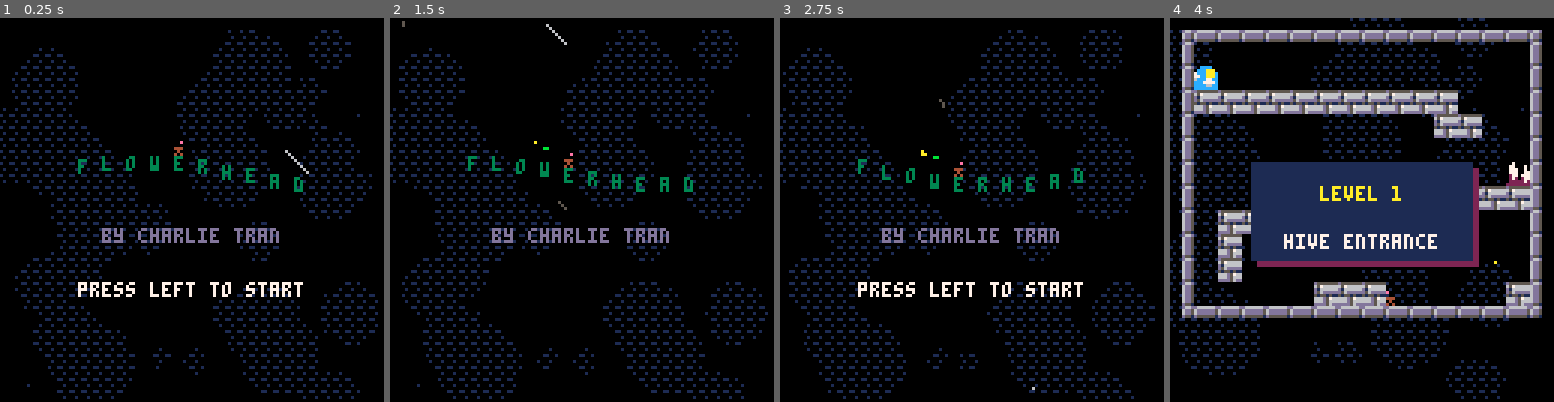
Above: before the commit, frames 1-4 (left to right).
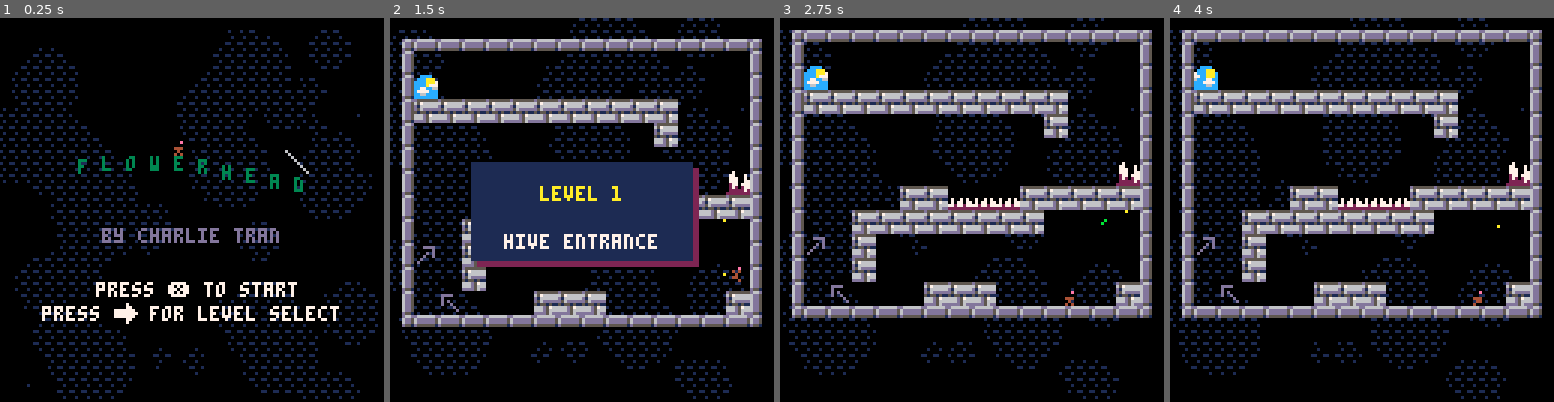
Above: after the commit, the same moments.

Repository: charlietran/flowerhead
Game: PICO-8 cartridge flowerhead.p8
Two runs of this game, one before a commit and one after it. Both use one fixed random seed, a clock stepped at 60 frames per second and the inputs below.
Inputs:
- Up to frame 1 (0.25 s): no input
- Up to frame 2 (1.5 s): tap X (X key) at 0.33, 1.07 s; tap O (Z key) at 0.7 s
- Up to frame 3 (2.75 s): hold Right 1.6-2.1 s; tap O (Z key) at 1.7, 2.1, 2.5 s; tap X (X key) at 1.85 s; hold Up 2.15-2.42 s; hold Right from 2.47 s (still down)
- Up to frame 4 (4 s): tap O (Z key) at 2.9, 3.3, 3.7 s; tap X (X key) at 2.97 s; release Right at 3.03 s; hold Left 3.08-3.58 s; hold Down 3.63-3.97 s

The runs differ from the first frame. In frame 1, 2.4% of the frame differs, in the area x 10-89%, y 68-80%; in frame 2, 37%, in the area x 0-99%, y 0-100%; in frame 3, 29%; in frame 4, 18%.

Commit message:
Flowerhead 1.2
* Add level selection
* Add game over check for whether or not you skipped
* Bees: Reduce kill hits from 5 to 3

LEVEL TWEAKS
* Level 1: Add indicator jump arrows, tweak the flow
* Level 3: Changed the copy on flower grab
* Level 5: Remove plantable block on left tall column
* Level 6: Make bottom right platform more generous, add indicator arrow
* Level 7: Remove initial spike pit, add tutorial for fighting bee
* Level 8: Remove bee, add another crumbling spot
* Level 9: Rename to Barracks
* Level 11: Remove spike pit, make opening more generous
* Level 15: Remove bees and have door be open

Diff:
--- a/flowerhead.p8
+++ b/flowerhead.p8
@@ -9,12 +9,14 @@
  game={is_game=1},
  lvl_complete={},
  outro={animtimer=0},
- debug_menu={}
+ lvl_select={},
+ --debug_menu={}
 }
+
+cartdata("pootify_flowerhead")
 
 function _init()
  -- persistent data
- cartdata("pootify_flowerhead")
  -- last level completed
  last_completed=dget(0)
  -- best time
@@ -439,16 +441,31 @@
   add_level(4 ,48,0 ,0,"viaduct"),
   add_level(5 ,64,0 ,0,"over the top"),
   add_level(6 ,78,0 ,0,"winding passage"),
-  add_level(7 ,94,0 ,2,"drones' quarters"),
-  add_level(8 ,0 ,16,3,"mess hall"),
-  add_level(9 ,16,16,1,"unsteady grounds"),
-  add_level(10,32,16,2,"catacombs"),
+  add_level(7 ,94,0 ,1,"guard post"),
+  add_level(8 ,16,16,0,"unsteady grounds"),
+  add_level(9 ,0 ,16,3,"barracks"),
+  add_level(10,32,16,0,"catacombs"),
   add_level(11,48,16,6,"trench run"),
   add_level(12,61,32,1,"hidden tunnel"),
   add_level(13,78,16,2,"twisted tower"),
   add_level(14,96,32,6,"the throne room"),
   add_level(15,0 ,32,2,"escape the hive")
  }
+
+ -- manually add tutorials
+ levels.list[3].tutorial={
+  "press ❎",
+  "flower the floor",
+  "unlock the door"
+ }
+
+ levels.list[7].tutorial={
+  "",
+  "beware the bee",
+  "defeat it with three"
+ }
+
+
 
  levels.index=1
  levels.door_frame=0
@@ -497,6 +514,8 @@
 
 function levels:goto_next()
  self.index+=1
+ last_completed=self.index
+ dset(0,mid(dget(0),last_completed,15))
  lvl=self.list[self.index]
 
  -- stop bee buzzing sfx
@@ -505,6 +524,7 @@
  if lvl then
   current_game_mode=game_mode.game
   truncate(deferred_draws)
+  music(0,0,1)
   reset_level()
  else -- no lvl means game over
   current_game_mode=game_mode.outro
@@ -594,7 +614,6 @@
   1,
   120,
   function()
-   music(0,0,1)
    levels:goto_next()
   end
  )
@@ -862,10 +881,13 @@
  self:check_e_collisions()
 end
 
+tuts_done={}
 function flowerheart_class:e_collide_callback(entity)
  if not entity.is_player then return end
- if lvl.index==3 and not flowerheart_obtained then
-  flowerheart_obtained=1
+ if lvl.tutorial
+    and not tuts_done[lvl.index]
+ then
+  tuts_done[lvl.index]=1
   music(11,0,15)
   freeze=true
   cinematic(
@@ -877,13 +899,7 @@
     music(0,0,1)
     sfx(7)
    end,
-   {
-    "",
-    "you found your heart",
-    "",
-    "press x to",
-    "gently plant flowers"
-   }
+   lvl.tutorial
   ) -- cinematic()
  else
   self:enable_bombing()
@@ -1125,10 +1141,10 @@
   end
 
   -- custom debug menu
-  if btnp(6) then
-    poke(0x5f30,1) -- disables builtin pause menu
-    current_game_mode=game_mode.debug_menu
-  end
+  --if btnp(6) then
+    --poke(0x5f30,1) -- disables builtin pause menu
+    --current_game_mode=game_mode.debug_menu
+  --end
 end
 
 function player:jump_input()
@@ -1749,8 +1765,8 @@
  add(lvl.changed_tiles,{cx,cy,ot})
 
  -- spawn a bee if necessary
- if toggles.max_beez or
-    lvl.bee_index[lvl.planted]
+ --if toggles.max_beez or
+ if lvl.bee_index[lvl.planted]
  then
   bees:spawn(cx,cy)
   --flag that the bee as spawned
@@ -1928,18 +1944,22 @@
  self.r=2
  self.title="flowerhead"
  self.subtitle="by charlie tran"
- self.prompt="press left to start"
- self.prompt2="press right for level select"
+ self.prompt="press ❎ to start"
+ self.prompt2="press    for level select"
  self.animtimer=0
  self.animlength=8
  music(63)
 end
 
 function game_mode.intro:update()
- if btnp(0) then
+ if btnp(5) then
   current_game_mode=game_mode.game
   reset_level()
   music(0,0,1)
+ end
+
+	if btnp(1) then
+  current_game_mode=game_mode.lvl_select
  end
 
  particles:update()
@@ -1994,13 +2014,66 @@
   64-#self.subtitle*2,
   70,
   13)
- if self.animtimer < 6 then
-  print(
-   self.prompt,
-   64-#self.prompt*2,
-   88,
-   7)
- end
+ print(
+  self.prompt,
+  64-#self.prompt*2,
+  88,
+  7)
+--	spr(60,64-#self.prompt*2+24,87)
+ print(
+  self.prompt2,
+  64-#self.prompt2*2,
+  96,
+  7)
+ spr(60,64-#self.prompt2*2+24,95)
+end
+
+--level select------------------
+--------------------------------
+
+lvl_sel=1
+function game_mode.lvl_select:update()
+ if btnp(0) then
+  lvl_sel=max(1,lvl_sel-1)
+ elseif btnp(1) then
+  lvl_sel=min(#levels.list,lvl_sel+1)
+ elseif btnp(5) then
+  skipped=levels.index>1
+  levels.index-=1
+  levels:goto_next()
+ end
+ levels.index=lvl_sel
+ lvl=levels.list[levels.index]
+end
+
+function game_mode.lvl_select:draw()
+ cls()
+ camera(0,0)
+ clouds:draw()
+ map(
+  lvl.cx1,lvl.cy1, -- cell coords of level origin
+  0,
+  112-8*(lvl.cy2-lvl.cy1),
+  lvl.cx2-lvl.cx1+1,
+  lvl.cy2-lvl.cy1+1)
+
+	rectfill(0,0,127,8,2)
+ printc(
+  "level "..lvl.index..": "..lvl.desc,
+  2,7)
+
+
+	rectfill(0,117,127,127,1)
+
+ print(
+  "      : select     ❎: start",
+  4,120,7)
+ spr(60,9,119,1,1,true)
+ spr(60,19,119)
+end
+
+function printc(text,y,col)
+ print(text,64-#text*2,y,col)
 end
 
 --camera------------------------
@@ -2180,7 +2253,7 @@
   --exploding at 200% scale
  elseif entity.is_bomb then
   entity:dud()
-  self.scale+=.2
+  self.scale+=.4
   if self.scale >= 2 then
    self:die()
   end
@@ -2304,16 +2377,17 @@
  camera(0,0)
  particles:draw()
 
- game_beaten=true
-
+ skip_message=skipped and
+  "    😐 you skipped levels 😐"
+  or ""
  lines = {
   "      good job, flowerhead",
   "  you planted every dang flower",
   "",
-  "      game time: "..(flr(gametime)).." seconds",
+  "      game time: "..(skipped and "😐" or  (flr(gametime)).." seconds"),
   "    flowerbombs: "..thrown_count .." thrown",
   "         deaths: "..death_count,
-  "",
+  skip_message,
   "     press jump to restart"
  }
 
@@ -2428,15 +2502,15 @@
   if (not self.cost_so_far[neighbor_index]) or (new_cost < self.cost_so_far[neighbor_index]) then
    add(self.visited,{neighbor_cell,new_cost})
    self.cost_so_far[neighbor_index]=new_cost
-   if toggles.a_star then
+   --if toggles.a_star then
     insert_sorted(self.frontier,{
      cell=neighbor_cell,
      index=neighbor_index,
      priority=new_cost+weight*manhattan_distance(neighbor_cell,self.goal_cell)
     })
-   else
-    insert(self.frontier,{cell=neighbor_cell,index=neighbor_index})
-   end
+   --else
+   -- insert(self.frontier,{cell=neighbor_cell,index=neighbor_index})
+   --end
    self.came_from[neighbor_index]=current
   end
  end
@@ -2547,14 +2621,14 @@
  tbl[1]=new_entry
 end
 
-function draw_debug()
- rectfill(cam.x-63,cam.y+56,cam.x+63,cam.y+62,1)
- print(
- "mem: "..(flr(stat(0)/2048*100)).."% "..
- "cpu: "..flr(stat(1)*100).."% "..
- "fps: "..stat(7),
- cam.x-62,cam.y+57,7)
-end
+--function draw_debug()
+ --rectfill(cam.x-63,cam.y+56,cam.x+63,cam.y+62,1)
+ --print(
+ --"mem: "..(flr(stat(0)/2048*100)).."% "..
+ --"cpu: "..flr(stat(1)*100).."% "..
+ --"fps: "..stat(7),
+ --cam.x-62,cam.y+57,7)
+--end
 -- animation functions
 
 -- wrapper for resuming w/ error
@@ -2648,40 +2722,40 @@
 
 -- debug menu
 -------------
-game_mode.debug_menu.sel=1
-game_mode.debug_menu.items={}
-
-toggles={
- a_star=true,
- max_beez=false,
-}
-
-function game_mode.debug_menu:update()
- if btnp(2) then
-  self.sel=self.sel==1 and #self.items or self.sel-1
- end
- if btnp(3) then
-  self.sel=self.sel==#self.items and 1 or self.sel+1
- end
- self.sel=mid(self.sel,1,#self.items)
- if btnp(4) then self.items[self.sel][2]() end
- if btnp(6) then
-  poke(0x5f30,1)
-  current_game_mode=game_mode.game
- end
-
- self.items={}
- add(self.items,{
-  "skip to next level", function() levels:goto_next() end
- })
- add(self.items,{
-  "reset game", function() run() end
- })
-
- self:make_toggle"performance"
+--game_mode.debug_menu.sel=1
+--game_mode.debug_menu.items={}
+
+--toggles={
+ --a_star=true,
+ --max_beez=false,
+--}
+
+--function game_mode.debug_menu:update()
+ --if btnp(2) then
+  --self.sel=self.sel==1 and #self.items or self.sel-1
+ --end
+ --if btnp(3) then
+  --self.sel=self.sel==#self.items and 1 or self.sel+1
+ --end
+ --self.sel=mid(self.sel,1,#self.items)
+ --if btnp(4) then self.items[self.sel][2]() end
+ --if btnp(6) then
+  --poke(0x5f30,1)
+  --current_game_mode=game_mode.game
+ --end
+
+ --self.items={}
+ --add(self.items,{
+  --"skip to next level", function() levels:goto_next() end
+ --})
+ --add(self.items,{
+  --"reset game", function() run() end
+ --})
+
+ --self:make_toggle"performance"
  --self:make_toggle"path_vis"
- self:make_toggle"a_star"
- self:make_toggle"max_beez"
+ --self:make_toggle"a_star"
+ --self:make_toggle"max_beez"
 
  --add(self.items,{
  --"spawn bee", function()
@@ -2692,31 +2766,31 @@
  --add(self.items,{
  --"open current door", function() lvl:open_door() end
  --})
-end
-
-function game_mode.debug_menu:draw()
- cls()
- camera(0,0)
- print("--- debugging ---",10,2,15)
- print("press enter to exit",10,10,15)
- cursor(10,10)
- for index,item in pairs(self.items) do
-  local y_off=24+(index-1)*8
-  if index==self.sel then
-   rectfill(8,y_off-1,10+#item[1]*4+5,y_off+5,15)
-   print(item[1],13,y_off,0)
-  else
-   print(item[1],10,y_off,15)
-  end
- end
-end
-
-function game_mode.debug_menu:make_toggle(name)
- add(self.items,{
-  name..": "..(toggles[name] and "enabled" or "disabled"),
-  function() toggles[name] = not toggles[name] end
- })
-end
+--end
+
+--function game_mode.debug_menu:draw()
+ --cls()
+ --camera(0,0)
+ --print("--- debugging ---",10,2,15)
+ --print("press enter to exit",10,10,15)
+ --cursor(10,10)
+ --for index,item in pairs(self.items) do
+  --local y_off=24+(index-1)*8
+  --if index==self.sel then
+   --rectfill(8,y_off-1,10+#item[1]*4+5,y_off+5,15)
+   --print(item[1],13,y_off,0)
+  --else
+   --print(item[1],10,y_off,15)
+  --end
+ --end
+--end
+
+--function game_mode.debug_menu:make_toggle(name)
+ --add(self.items,{
+  --name..": "..(toggles[name] and "enabled" or "disabled"),
+  --function() toggles[name] = not toggles[name] end
+ --})
+--end
 
 
 
@@ -2982,36 +3056,36 @@
 0000000000000000000000000000000000000000000000000000000000000000000000000000000000000000000000000000000000000000000000000000000000000000000000000000000000000000000000000000000000000000000000000000000000000000000000000000000000000000000000000000000000000000
 __map__
 0805050505050505050505050505050908050505050505050505050505050509080505050505050505050505050509000805050505050505050505050505050908050505050505050505050505090805050505050505050505050505050908050505050505050505050505050505050505050505050505090000000000000000
-0270000000000000000000000000000402010100003132000037373700010104020000000000000000000000000004000200000000000000000000000000000402000000000000000000000000040200000000000000000000000000000402333333333333333333333333333333333333333333333335040000000000000000
-0224700000000000000000000000000402010000003132000000000000000104020000000000004000000000000004000200000000000000000000000000000402000000000000000000000000040200000000000000000000000000000402000000000000000000000000000000000000000000000035040000000000000000
-0201010101010101010101010000000402000000003132000000000000000004020000000000000000000000000004000200000000000000000000000000000402000000000000000000000000040223000000000000000000000000000402230000000000000000000000000000000000000000000035040000000000000000
-02000000000000000000000101000004020000000031320000000000000000040200000000000101010000000000040002000000000000000000000000000004020000000000300000000000000402010000000000000000000000000004023b0000000000000000000000000000000000000000000035040000000000000000
-0200000000000000000000000000000402240000003132000000010000000004020000000000000000000000002304000200000000000000570000000000000402000001000001000000000023040200000057000000303030300000000402020b0b0b0b00000101010000000000000000000000000035040000000000000000
-020000000000000000000000000034040201340000000000000101010000000402010000000000570000000000010400024000000000000000000000000000040200000100000100010101010104020000000b0b0b0b0b0b0b0b0000000402020000000000000000000000000000000000000000000035040000000000000000
-0200000000013030300101010101010402010101010101010101010101000004020000000000000000000000000004000200000000000000000000000000230402000001000001000000000000040200000000000000000000000000000402024000000000000000000000010101000000000000000035040000000000000000
-0200010101010101010100000000000402000000003737000037370001010004020000000101010101010100000004000201010101000000000000010101010402000001000001000000000000040200003000000000000000000000000402020000000000000000000000000000000000000000010135040000000000000000
-0200010000000000000000000000000402000000000000000000000001010004020000000000000000000000000004000200000000000000000000000000000402000001000001000000000000040200310100000000000000000000000402020000000000000000000000000000000000000000000035040000000000000000
-020001000000000000000000000040040200000000000000000000000001000402010000000000000000000000010400020000000000000000000000000000040200000100000100000000000004020000000000300000000000000000040202000000570000000000000000000000000b000000000035040000000000000000
-0200000000000101010000000000010402400000000000000000000000010004020000000000000000000000000004000200000000000000000000000000000402000001005701000000000000040200000000000132000000000000000402020b0b00000000000000000b000000000000000000000035040000000000000000
-07030303030303030303030303030306020000000030300000303000000000040200010101010101010101010100040002000000000000000000000000000004020000010000010000000000000402000000000000000000000001010004020201010b0000000000000000000000000000000000000035040000000000000000
-0000000000000000000000000000000007030303030303030303030303030306020000000000000000000000000004000200000000000000000000000000000402000001000001000000000000040200000040000000000000000000000402020101010101013434343434343434340101010101010101040000000000000000
+0270000000000000000000000000000402010100003132000037373700010104020000000000000000000000000004000200000000000000000000000000000402000000000000000000000000040200000000000000000000000000000402333333333333333333333333333333333333333333333333040000000000000000
+0224700000000000000000000000000402010000003132000000000000000104020000000000004000000000000004000200000000000000000000000000000402000000000000000000000000040200000000000000000000000000000402000000000000000000000000000000000000000000000000040000000000000000
+0201010101010101010101010000000402000000003132000000000000000004020000000000000000000000000004000200000000000000000000000000000402000000000000000000000000040223000000000000000000000000000402230000000000000000000000000000000000000000000000040000000000000000
+02000000000000000000000100000004020000000031320000000000000000040200000000000101010000000000040002000000000000000000000000000004020000000000300000000000000402010000000000000000000000000004023b0000000000000000000000000000000000000000000000040000000000000000
+020000000000000000000000000000040224000000313200000001000000000402000000000000000000000000230400020000000000000057000000000000040200000b00000b000000000023040200000057000000303030300000000402020101010100000b0b0b0000000000000000000000000000040000000000000000
+020000000000000000000000000034040201340000000000000101010000000402010000000000570000000000010400024000000000000000000000000000040200000100000100010101010104020000000b0b0b0b0b0b0b0b2b00000402023333333300003333330000000000000000000000000000040000000000000000
+0200000000010130303001010101010402010101010101010101010101000004020000000000000000000000000004000200000000000000000000000000230402000001000001000000000000040200000000000000000000000000000402024000000000000000000000010101000000000000000000040000000000000000
+0200000101010101010101000000000402000000003737000037370001010004020000000101010101010100000004000201010101000000000000010101010402000001000001000000000000040200003000000000000000000000000402020000000000570000000000333333000000000001010101040000000000000000
+022b000100000000000000000000000402000000000000000000000001010004020000000000000000000000000004000200000000000000000000000000000402000001000001000000000000040200310100000000000000000000000402020000000000000000000000000000000000000000000000040000000000000000
+0200000100000000000000000000400402000000000000000000000000010004020100000000000000000000000104000200000000000000000000000000000402000001000001000000000000040200000000003000000000000000000402020000000000000000000000000000000001000000000000040000000000000000
+02002a0000000101010000000000010402400000000000000000000000010004020000000000000000000000000004000200000000000000000000000000000402000001005701000000000000040200000000000132000000000000000402020b0b000000000000000000000000000000000000000000040000000000000000
+07030303030303030303030303030306020000000030300000303000000000040200010101010101010101010100040002000000000000000000000000000004020000010000010000000000000402000000000000000000000101010104020201010b0000000000010101010100000000000000000000040000000000000000
+0000000000000000000000000000000007030303030303030303030303030306020000000000000000000000000004000200000000000000000000000000000402000001000001000000000000040200000040000000000000000000000402020101010101010101010101010101010101010101010101040000000000000000
 000000000000000000000000000000000000000000000000000000000000000002000000000000000000000000000400023434343434343434343434343434040240000134340134343434343404023434340b343434343434343434340407030303030303030303030303030303030303030303030303060000000000000000
 0000000000000000000000000000000000000000000000000000000000000000071515151515151515151515151506000703030303030303030303030303030607030303030303030303030303060703030303030303030303030303030600000000000000000000000000000000000000000000000000000000000000000000
 0805050505050505050505050505050908050505050505050505050505050509080505050505050505050505050505090805050505050505050505050505050505050505050505050505050505090805050505050505050505050505050900000000000000000000000000000000000000000000000000000000000000000000
 0233333333333333333333333333330402000000000000000000000000000004023633333333333333333333333333040237373737010101010101010101010101373737373737373737010101040200000000000000000000000000000400000000000000000000000000000000000000000000000000000000000000000000
-020000000000000000000000400000040257000000000000000000000000400402360000000000000000000000403104023f003f3f330101010101010101010101000000000000000000010100040223000000000000000000000000000400000000000000000000000000000000000000000000000000000000000000000000
+020000000000000000000000000000040257000000000000000000000000400402360000000000000000000000403104023f003f3f330101010101010101010101000000000000000000010100040223000000000000000000000000000400000000000000000000000000000000000000000000000000000000000000000000
 02000000000000000000000000000004020d0b0b0b0b0b0b0b0b0b0b0b0b0b040236000000310101010101010101010402000000000033330101010101010101010000000000000000000100000402010b0b00000000000000000000000400000000000000000000000000000000000000000000000000000000000000000000
-0200000000000000000000000000000402000000000000000000000000000004023600000031013633333333333701040200000000000000333301010101010101000000000000000000003000040200000000000000000000010101010400000000000000000000000000000000000000000000000000000000000000000000
-0200000000000000000000000000000402000000000000000000000000000004023600000035013201010101013101040200001200000000000033330101010101000000000000000000300100040200000000000000000000000000000400000000000000000000000000000000000000000000000000000000000000000000
-0200000000000057000000000000000402010101010101000000000000000004023600003101013201363333013101040200120000000000000000000000000000000000000000000000010100040200000000000000000d00000000000400000000000000000000000000000000000000000000000000000000000000000000
-0200000000000000000000000000000402000000000001010101010101010d04023600003101013201320101013101040212000000000000000000000000000000000000000000000000010100040200000000000000000000000000000400000000000000000000000000000000000000000000000000000000000000000000
+0200000000000000000000000000000402000000000000000000000000000004023600000031013633333333333701040200000000000000333301010101010101000000000000000000000000040200000000000000000000010101010400000000000000000000000000000000000000000000000000000000000000000000
+0200000000000000000000000000000402000000000000000000000000000004023600000035013201010101013101040200001200000000000033330101010101000000000000000000000000040200000000000000000000000000000400000000000000000000000000000000000000000000000000000000000000000000
+020000000000005700000000000000040201010d0d0101010101010101010d04023600003101013201363333013101040200120000000000000000000000000000000000000000000000003000040200000000000000000d00000000000400000000000000000000000000000000000000000000000000000000000000000000
+0200000000000000000000000000000402000000000000000000000000000004023600003101013201320101013101040212000000000000000000000000000000000000000000000000300100040200000000000000000000000000000400000000000000000000000000000000000000000000000000000000000000000000
 0200000000000001000000000000000402230000000000000000000000000004023600003101013201343030303501040200000000000000000000000000005700000000000000000000010100040200000000000d00000000000000000400000000000000000000000000000000000000000000000000000000000000000000
-02000000000001010100000000000004020b0000000000000000000000000004020136000031013201010101010101040200000000000000000000000b0b0b0b0b00000000000d000000010100040200000000000000003434343434340400000000000000000000000000000000000000000000000000000000000000000000
-020000000001010101010000000000040200000000000d00000000000000000402013600003101010101010101010104020000000000000000000b0b0101010101000000000000000000010100040200000000000000000101010101010400000000000000000000000000000000000000000000000000000000000000000000
-02000000010101010101010000000004020000000000000000000d00000000040201013600003737373737373737370402000000000000000b0b01010101010101000000000000000000010100040201010101303000000137373737370400000000000000000000000000000000000000000000000000000000000000000000
-0200000101010101010101010000000402000000000000000000000000000d04020101360000000000000000000035040201000000400b0b0101010101010101010d0d0d0d0000000000010100040237373701010100000100000000000400000000000000000000000000000000000000000000000000000000000000000000
-02000101010101010101010101002304020000000000000000000000000000040201013600000000000000000000350402010100000b0101010101010101010101000000000000000000010100040200000000010100000100000000000400000000000000000000000000000000000000000000000000000000000000000000
-0234343434343434343434343434340402343430343430343430343430343404020101343401010101013430243035040201010123010101010101010101010101343434343434343434010101040200005700000100000100000000000400000000000000000000000000000000000000000000000000000000000000000000
+02000000000001010100000000000004020b0000000000000000000000000004020136000031013201010101010101040200000000000000000000000b0b0b0b0b000000000000000000010100040200000000000000003434343434340400000000000000000000000000000000000000000000000000000000000000000000
+020000000001010101010000000000040200000000000d00000000000000000402013600003101010101010101010104020000000000000040000b0b01010101013200000d0d0d000000010100040200000000000000000101010101010400000000000000000000000000000000000000000000000000000000000000000000
+02000000010101010101014000000004020000000000000000000d00000000040201013600003737373737373737370402000000000000000b0b01010101010101320000000000000000010100040201010101303000000137373737370400000000000000000000000000000000000000000000000000000000000000000000
+0200000101010101010101010000000402000000000000000000000000000d04020101360000000000000000000035040201000000000b0b010101010101010101320d00000000000d00010100040237373701010100000100000000000400000000000000000000000000000000000000000000000000000000000000000000
+02000101010101010101010101002304020000000000000000000000000000040201013600000000000000000000350402010100000b0101010101010101010101320000000000000000010100040200000000010100000100000000000400000000000000000000000000000000000000000000000000000000000000000000
+02343434343434343434343434343404023434303434303434303434303434040201013434010101010134302430350402010101230101010101010101010101010b0b0b0b0b0b0b0b0b010101040200005700000100000100000000000400000000000000000000000000000000000000000000000000000000000000000000
 0703030303030303030303030303030607151515151515151515151515151506070303030303030303030303030303060703030303151515151515151515151515151515151515151515151515060200000b00000100003700000000000400000000000000000000000000000000000000000000000000000000000000000000
 
 
Not shown, changed: 25 lines of the sprite sheet (__gfx__) section of flowerhead.p8
